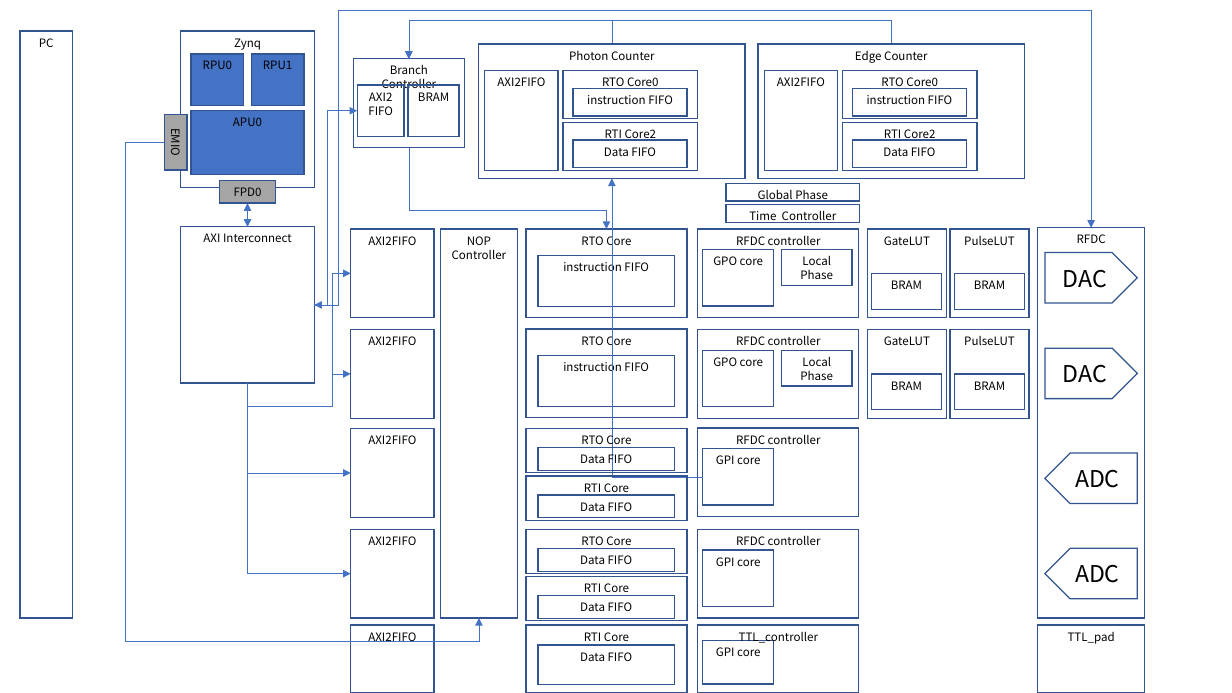
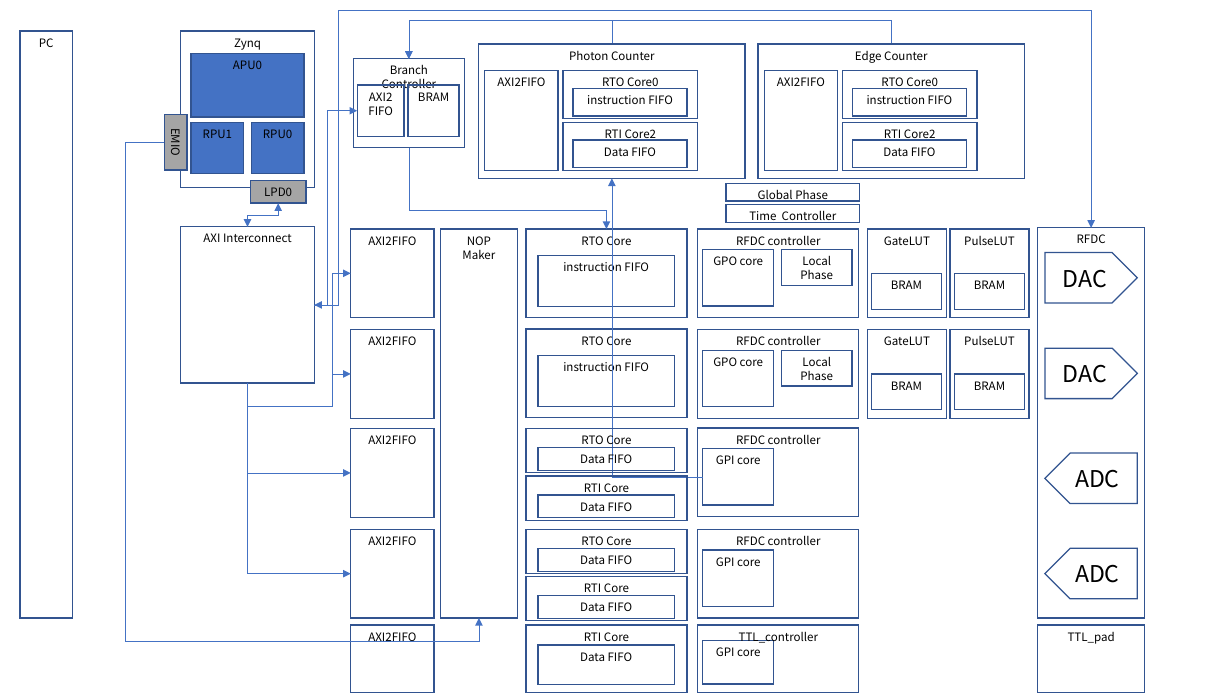
Before and after one commit to snu-quiqcl/RFSoC, a slide deck: slide 3 of Documents/RFSoC_Design_V1_1.pptx. Drawn at 1232x693 pixels with LibreOffice and Linux fonts; fonts in the diff are those of the drawing. Boxes give left, top, right and bottom in pixels: in the first picture for what was removed or moved away, otherwise in the second. Text is boxed around its words. In the diff, an @@ line names an element or a change of style, - is before the commit and + after.

```diff
--- a/Documents/RFSoC_Design_V1_1.pptx
+++ b/Documents/RFSoC_Design_V1_1.pptx
@@ rectangle "APU0": place and size @@
-rectangle "APU0" at bbox=[191, 110, 304, 174]
+rectangle "APU0" at bbox=[191, 54, 304, 117]
@@ rectangle "RPU1": place and size @@
-rectangle "RPU1" at bbox=[251, 54, 304, 105]
+rectangle "RPU1" at bbox=[191, 122, 244, 174]
@@ rectangle "RPU0": place and size @@
-rectangle "RPU0" at bbox=[191, 54, 244, 105]
+rectangle "RPU0" at bbox=[251, 122, 304, 174]
@@ double arrow removed from (248, 203) to (248, 227) @@
@@ elbow double arrow added from (278, 203) to (248, 227), #4472C4 0.5 pt @@
@@ rectangle "LPD0": place and size @@
-rectangle "LPD0" at bbox=[220, 180, 275, 203]
+rectangle "LPD0" at bbox=[250, 180, 306, 203]
@@ text in rectangle at bbox=[264, 187, 292, 196]: text changed @@
-FPD0
+LPD0
@@ text in rectangle at bbox=[462, 236, 495, 259]: text changed @@
-NOP Controller
+NOP Maker
```
Also in this commit, not shown: 2 other slides changed, 2 slides added, 1 other file.
